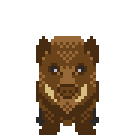
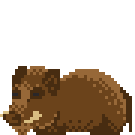
Two versions of the same layered image (135px x 135px). Layer-by-layer changes:
hid group "frontIdle" (9 layers) over [33, 36, 99, 135]
added layer "Downed" over [0, 66, 132, 135]
